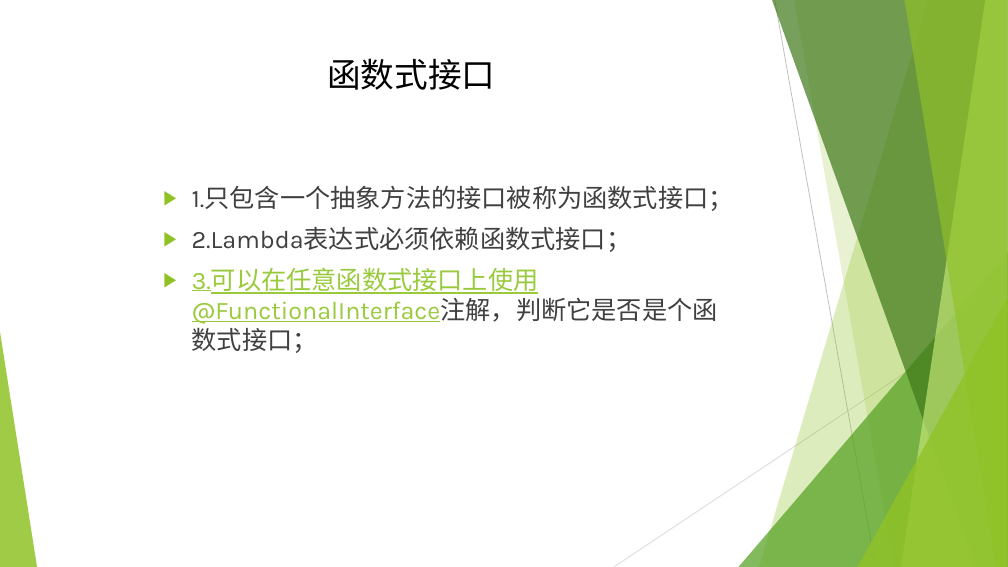
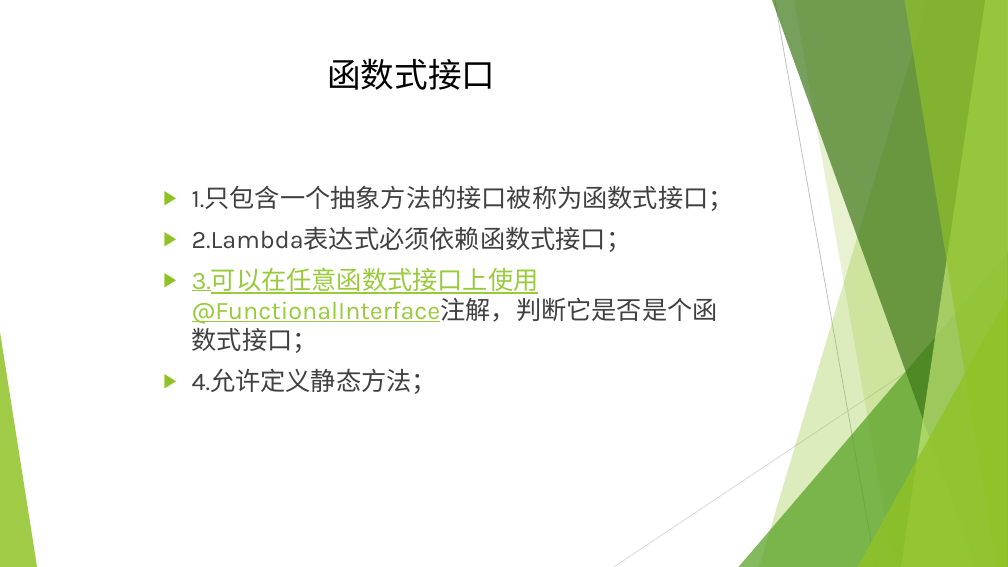
Before and after one commit to lsl645031854/ppt, a slide deck: slide 5 of Lambda表达式和Stream API.pptx (slide 4 before the commit). Drawn at 1008x567 pixels with LibreOffice and Linux fonts; fonts in the diff are those of the drawing. Boxes give left, top, right and bottom in pixels: in the first picture for what was removed or moved away, otherwise in the second. Text is boxed around its words. In the diff, an @@ line names an element or a change of style, - is before the commit and + after.

```diff
--- a/Lambda表达式和Stream API.pptx
+++ b/Lambda表达式和Stream API.pptx
@@ text at [192,368,437,394]: paragraph added @@
+▶ 4.允许定义静态方法；
```
Also in this commit, not shown: 2 other slides changed, 4 slides added, 1 other file.
